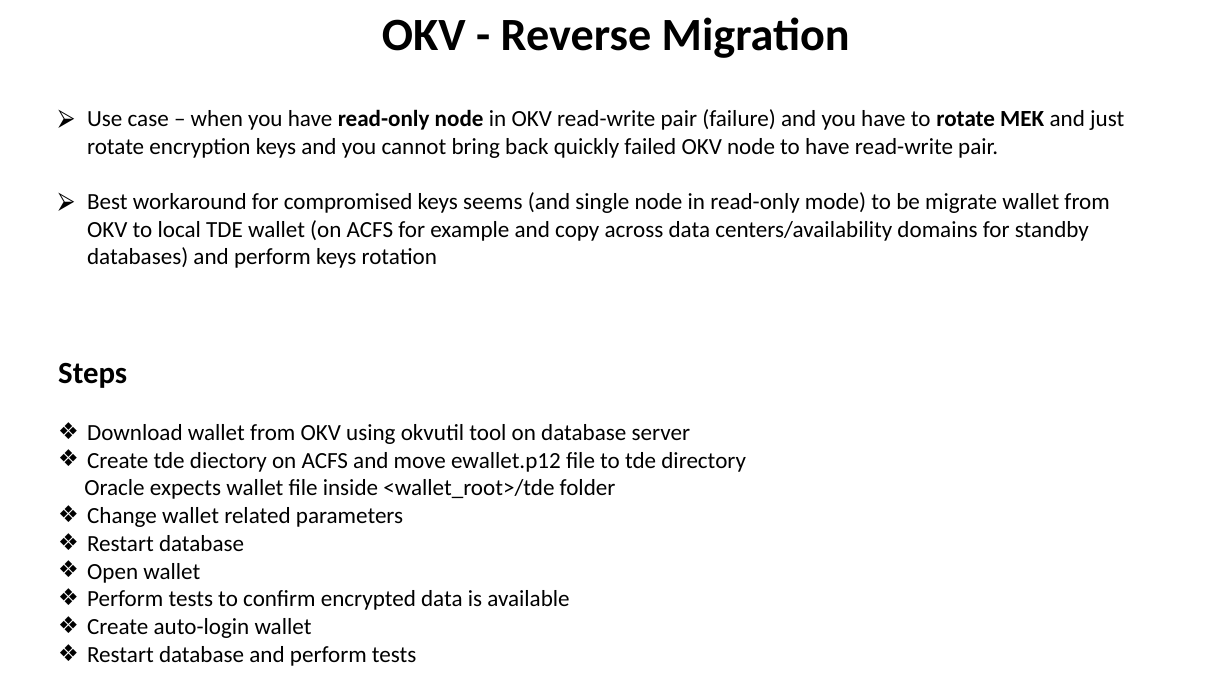
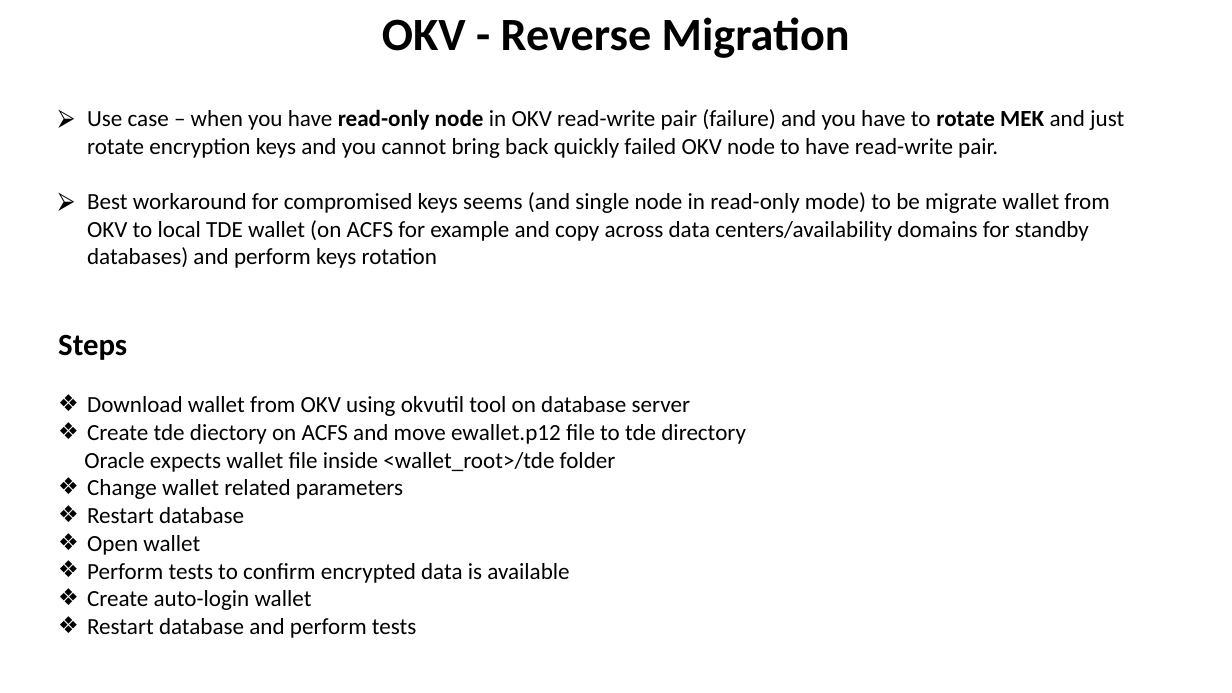
Before and after one commit to zizu1985/DOAG_OKV_EXACC, a slide deck: slide 28 of Oracle_Key_Vault_EXACC_DOAG26.pptx (slide 27 before the commit). Drawn at 1232x693 pixels with LibreOffice and Linux fonts; fonts in the diff are those of the drawing. Boxes give left, top, right and bottom in pixels: in the first picture for what was removed or moved away, otherwise in the second. Text is boxed around its words. In the diff, an @@ line names an element or a change of style, - is before the commit and + after.

```diff
--- a/Oracle_Key_Vault_EXACC_DOAG26.pptx
+++ b/Oracle_Key_Vault_EXACC_DOAG26.pptx
@@ text "Use case – when you ..." rewrapped from [58,109,1124,666] to [58,109,1124,638] @@
```
Also in this commit, not shown: 22 other slides changed, 1 slide added, 2 slides removed.
